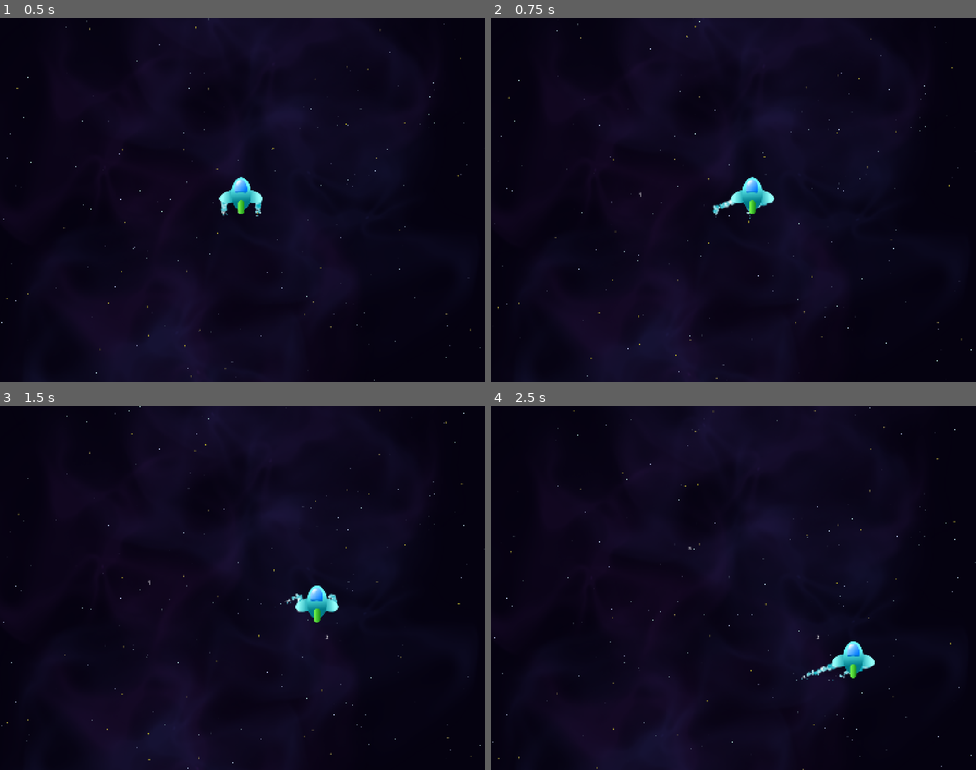
Above: before the commit, frames 1-4 (two rows, left to right).
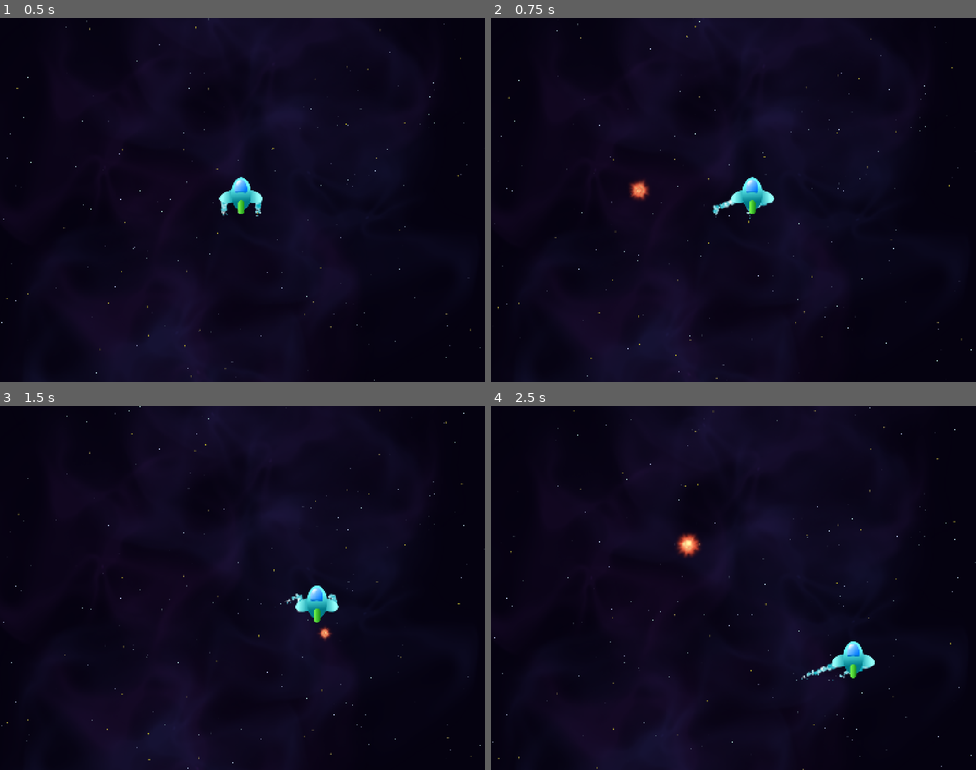
Above: after the commit, the same moments.

Repository: DaveM7788/space-ace-46
Game: Godot game, scene res://Scenes/Level/level.tscn
Two runs of this game, one before a commit and one after it. Both use one fixed random seed, a clock stepped at 60 frames per second and the inputs below. Sound files missing from this copy of the repository are replaced by a short silence.
Inputs:
- Up to frame 1 (0.5 s): no input
- Up to frame 2 (0.75 s): hold D (right) from 0.53 s (still down); hold T (test) from 0.53 s (still down)
- Up to frame 3 (1.5 s): release D (right) at 1.28 s; release T (test) at 1.28 s; hold S (down) from 1.28 s (still down); tap T (test) at 1.35 s
- Up to frame 4 (2.5 s): release S (down) at 2.03 s; hold D (right) from 2.03 s (still down); hold T (test) from 2.03 s (still down)

Frame 1 is identical in both runs. In frame 2, 0.2% of the frame differs, in the area x 28-33%, y 44-50%; in frame 3, less than 0.1%; in frame 4, 0.3%, in the area x 38-68%, y 35-64%.

Commit message:
created explosion scenes
player laser, enemy laser, enemy ship explosions

Diff:
--- /dev/null
+++ b/Scenes/Explosion/enemy_laser_explosion.tscn
@@ -0,0 +1,37 @@
+[gd_scene format=3 uid="uid://citap8ee16686"]
+
+[ext_resource type="PackedScene" uid="uid://dgxm0m1ea1ou3" path="res://Scenes/Explosion/explosion.tscn" id="1_ocj7t"]
+[ext_resource type="AudioStream" uid="uid://cimc2abdwdn5n" path="res://Assets/Sounds/252198__pepingrillin__rocket_impact_short.wav" id="2_6swnh"]
+[ext_resource type="Texture2D" uid="uid://bm56185fgccmh" path="res://Assets/Textures/MagicSmall.png" id="2_nf1ju"]
+
+[sub_resource type="Curve" id="Curve_vahux"]
+_data = [Vector2(0, 0), 0.0, 0.0, 0, 0, Vector2(0.2807018, 1), 0.0, 0.0, 0, 0, Vector2(0.5526316, 0.99614817), 0.0, 0.0, 0, 0, Vector2(0.7228071, 0.505037), 0.0, 0.0, 0, 0, Vector2(1, 0), 0.0, 0.0, 0, 0]
+point_count = 5
+
+[sub_resource type="Gradient" id="Gradient_dx8bv"]
+offsets = PackedFloat32Array(0.501938, 1)
+colors = PackedColorArray(3.2944162, 1.028479, 0.69232345, 1, 0.8352941, 0.23137255, 0.14509805, 1)
+
+[node name="EnemyLaserExplosion" unique_id=2100937480 instance=ExtResource("1_ocj7t")]
+
+[node name="CPUParticles2D" parent="." index="0" unique_id=571258937]
+emitting = false
+amount = 32
+texture = ExtResource("2_nf1ju")
+lifetime = 0.8
+one_shot = true
+explosiveness = 0.75
+randomness = 0.29
+spread = 180.0
+gravity = Vector2(0, 0)
+initial_velocity_min = 10.0
+initial_velocity_max = 20.0
+angular_velocity_min = -360.0
+angular_velocity_max = 360.0
+scale_amount_min = 2.0
+scale_amount_max = 4.0
+scale_amount_curve = SubResource("Curve_vahux")
+color_ramp = SubResource("Gradient_dx8bv")
+
+[node name="Sound" parent="." index="1" unique_id=589146106]
+stream = ExtResource("2_6swnh")
--- /dev/null
+++ b/Scenes/Explosion/enemy_ship_explosion.tscn
@@ -0,0 +1,40 @@
+[gd_scene format=3 uid="uid://uga4p52qcif5"]
+
+[ext_resource type="PackedScene" uid="uid://dgxm0m1ea1ou3" path="res://Scenes/Explosion/explosion.tscn" id="1_1xnvy"]
+[ext_resource type="AudioStream" uid="uid://drblkib7yw824" path="res://Assets/Sounds/AsteroidExplosion.wav" id="2_wvsso"]
+[ext_resource type="Texture2D" uid="uid://dn17fgp80ycvg" path="res://Assets/Textures/scorch_02.png" id="2_xs0p2"]
+
+[sub_resource type="Curve" id="Curve_dk02b"]
+_data = [Vector2(0.012280703, 0.023555517), 0.0, 0.0, 0, 0, Vector2(0.22631583, 0.52237034), 0.0, 0.0, 0, 0, Vector2(0.38596496, 1), 0.0, 0.0, 0, 0, Vector2(0.70350885, 1), 0.0, 0.0, 0, 0, Vector2(0.99473697, 0), 0.0, 0.0, 0, 0]
+point_count = 5
+
+[sub_resource type="Gradient" id="Gradient_ta3i0"]
+offsets = PackedFloat32Array(0, 0.2771318, 0.7655039, 1)
+colors = PackedColorArray(1, 1, 1, 1, 0.99963564, 1.0196079, 0.2087338, 1, 2.454227, 1.4748801, 0.63543963, 1, 1, 1, 1, 0)
+
+[node name="EnemyShipExplosion" unique_id=2100937480 instance=ExtResource("1_1xnvy")]
+
+[node name="CPUParticles2D" parent="." index="0" unique_id=571258937]
+emitting = false
+amount = 48
+texture = ExtResource("2_xs0p2")
+lifetime = 1.2
+one_shot = true
+explosiveness = 0.64
+randomness = 0.23
+emission_shape = 2
+emission_sphere_radius = 26.0
+spread = 180.0
+gravity = Vector2(0, 0)
+initial_velocity_min = 30.0
+initial_velocity_max = 40.0
+radial_accel_min = 20.0
+radial_accel_max = 30.0
+angle_max = 360.0
+scale_amount_min = 0.3
+scale_amount_max = 0.7
+scale_amount_curve = SubResource("Curve_dk02b")
+color_ramp = SubResource("Gradient_ta3i0")
+
+[node name="Sound" parent="." index="1" unique_id=589146106]
+stream = ExtResource("2_wvsso")
--- /dev/null
+++ b/Scenes/Explosion/explosion.gd
@@ -0,0 +1,15 @@
+class_name Explosion extends Poolable
+
+
+@onready var cpu_particles_2d: CPUParticles2D = $CPUParticles2D
+@onready var sound: AudioStreamPlayer = $Sound
+
+
+func activate() -> void:
+	super()
+	cpu_particles_2d.restart()
+	sound.play()
+
+
+func _on_sound_finished() -> void:
+	deactivate()
--- /dev/null
+++ b/Scenes/Explosion/explosion.tscn
@@ -0,0 +1,12 @@
+[gd_scene format=3 uid="uid://dgxm0m1ea1ou3"]
+
+[ext_resource type="Script" uid="uid://bomx1d20nkpyv" path="res://Scenes/Explosion/explosion.gd" id="1_c4e0u"]
+
+[node name="Explosion" type="Node2D" unique_id=2100937480]
+script = ExtResource("1_c4e0u")
+
+[node name="CPUParticles2D" type="CPUParticles2D" parent="." unique_id=571258937]
+
+[node name="Sound" type="AudioStreamPlayer" parent="." unique_id=589146106]
+
+[connection signal="finished" from="Sound" to="." method="_on_sound_finished"]
--- /dev/null
+++ b/Scenes/Explosion/player_laser_explosion.tscn
@@ -0,0 +1,37 @@
+[gd_scene format=3 uid="uid://oijsop7cag7s"]
+
+[ext_resource type="PackedScene" uid="uid://dgxm0m1ea1ou3" path="res://Scenes/Explosion/explosion.tscn" id="1_6cmhs"]
+[ext_resource type="AudioStream" uid="uid://dhoa65jc27f7y" path="res://Assets/Sounds/583451__hit.wav" id="2_u7fa5"]
+[ext_resource type="Texture2D" uid="uid://dnfnal1r07gj6" path="res://Assets/Textures/ParticleDot16.png" id="2_w8rk7"]
+
+[sub_resource type="Curve" id="Curve_bsbat"]
+_data = [Vector2(0.005263157, 0.008148074), 0.0, 0.0, 0, 0, Vector2(0.331579, 0.9942223), 0.0, 0.0, 0, 0, Vector2(0.99824566, 0), 0.0, 0.0, 0, 0]
+point_count = 3
+
+[sub_resource type="Gradient" id="Gradient_84oac"]
+offsets = PackedFloat32Array(0.27131784, 0.45542637, 0.8585271, 0.996124)
+colors = PackedColorArray(0.3372549, 0.81960785, 0.8352941, 1, 0.06666667, 0.34117648, 0.7490196, 1, 1.0551598, 2.4075916, 2.4075916, 1, 1, 1, 1, 0.047058824)
+
+[node name="PlayerLaserExplosion" unique_id=2100937480 instance=ExtResource("1_6cmhs")]
+
+[node name="CPUParticles2D" parent="." index="0" unique_id=571258937]
+emitting = false
+amount = 64
+texture = ExtResource("2_w8rk7")
+lifetime = 0.6
+one_shot = true
+explosiveness = 0.52
+randomness = 0.25
+spread = 180.0
+gravity = Vector2(0, 0)
+initial_velocity_min = 40.0
+initial_velocity_max = 60.0
+radial_accel_min = 400.0
+radial_accel_max = 600.0
+scale_amount_min = 2.0
+scale_amount_max = 4.0
+scale_amount_curve = SubResource("Curve_bsbat")
+color_ramp = SubResource("Gradient_84oac")
+
+[node name="Sound" parent="." index="1" unique_id=589146106]
+stream = ExtResource("2_u7fa5")
--- a/Scenes/Level/level.tscn
+++ b/Scenes/Level/level.tscn
@@ -3,7 +3,7 @@
 [ext_resource type="PackedScene" uid="uid://btx2hjtk0ch8q" path="res://Scenes/Background/background.tscn" id="1_1ov45"]
 [ext_resource type="PackedScene" uid="uid://datl8gs6gwbx2" path="res://Scenes/Player/player.tscn" id="1_iheil"]
 [ext_resource type="PackedScene" uid="uid://do7dfdwda6f0s" path="res://Scenes/ObjectContainer/object_container.tscn" id="3_06ioy"]
-[ext_resource type="PackedScene" uid="uid://bde7yerfm5jo5" path="res://Scenes/TestPoolable/test_poolable.tscn" id="4_x701m"]
+[ext_resource type="PackedScene" uid="uid://citap8ee16686" path="res://Scenes/Explosion/enemy_laser_explosion.tscn" id="4_06ioy"]
 
 [node name="Level" type="Node" unique_id=308442174]
 
@@ -13,4 +13,4 @@
 position = Vector2(716, 528)
 
 [node name="ObjectContainer" parent="." unique_id=754852522 instance=ExtResource("3_06ioy")]
-test_scene = ExtResource("4_x701m")
+test_scene = ExtResource("4_06ioy")
Not shown, added: Scenes/Explosion/explosion.gd.uid
